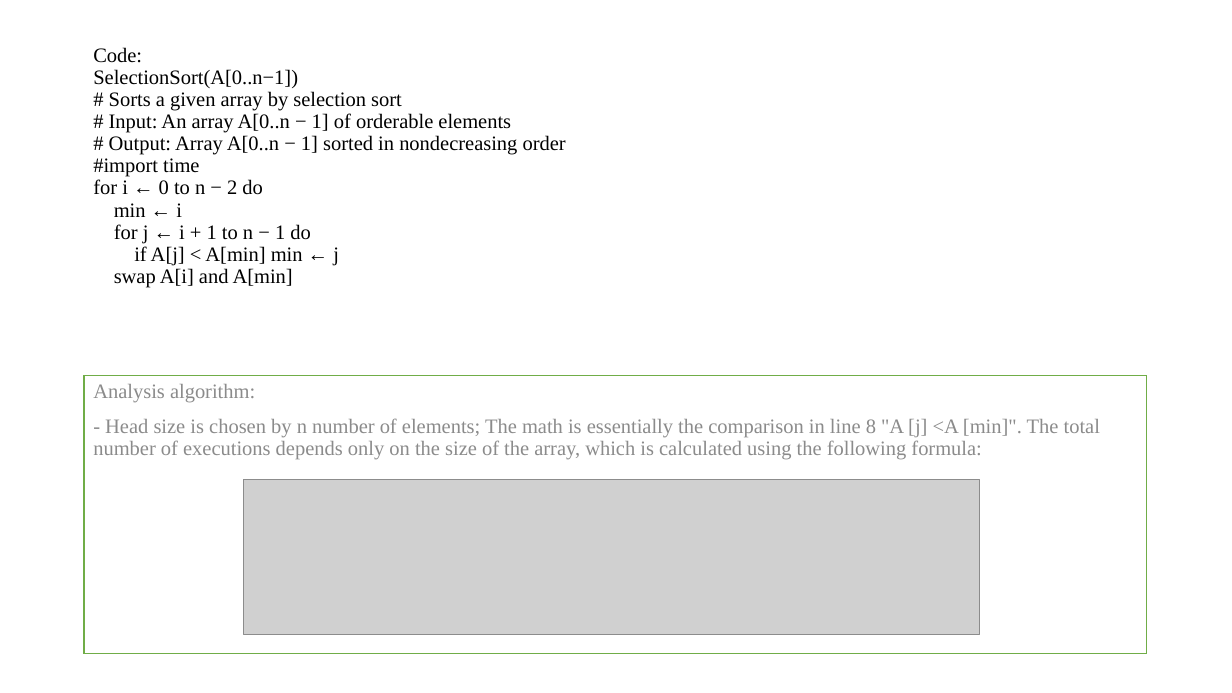
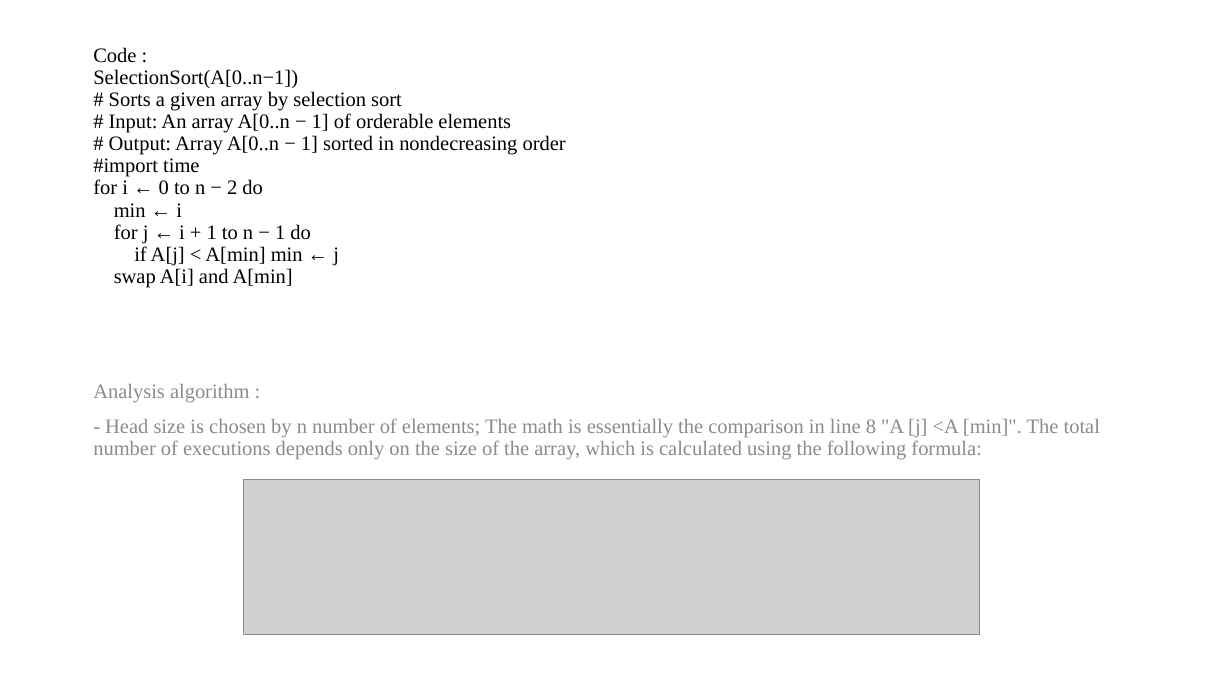
Before and after one commit to nqcccccc/designAndAlgorithm, a slide deck: slide 4 of bestone/BLANC.pptx. Drawn at 1232x693 pixels with LibreOffice and Linux fonts; fonts in the diff are those of the drawing; grey boxes stand for pictures. Boxes give left, top, right and bottom in pixels: in the first picture for what was removed or moved away, otherwise in the second. Text is boxed around its words. In the diff, an @@ line names an element or a change of style, - is before the commit and + after.

```diff
--- a/bestone/BLANC.pptx
+++ b/bestone/BLANC.pptx
@@ title at (93,47,566,288): spaces changed @@
-Code:
-SelectionSort(A[0..n−1])
-# Sorts a given array by selection sort
-# Input: An array A[0..n − 1] of orderable elements
-# Output: Array A[0..n − 1] sorted in nondecreasing order
-#import time
-for i ← 0 to n − 2 do
-min ← i
-for j ← i + 1 to n − 1 do
-if A[j] < A[min] min ← j
-swap A[i] and A[min]
+Code :
+SelectionSort(A[0..n−1])
+# Sorts a given array by selection sort
+# Input: An array A[0..n − 1] of orderable elements
+# Output: Array A[0..n − 1] sorted in nondecreasing order
+#import time
+for i ← 0 to n − 2 do
+min ← i
+for j ← i + 1 to n − 1 do
+if A[j] < A[min] min ← j
+swap A[i] and A[min]
@@ text "Analysis algorithm :": place and size @@
-text "Analysis algorithm :" at (84,376,1147,654)
+text "Analysis algorithm :" at (93,384,1100,460)
@@ text "Analysis algorithm :" at (93,384,1100,460): outline #70AD47 1 pt to none @@
@@ text at (93,384,250,403): spaces changed @@
-Analysis algorithm:
+Analysis algorithm :
```
Also in this commit, not shown: 33 other slides changed.
